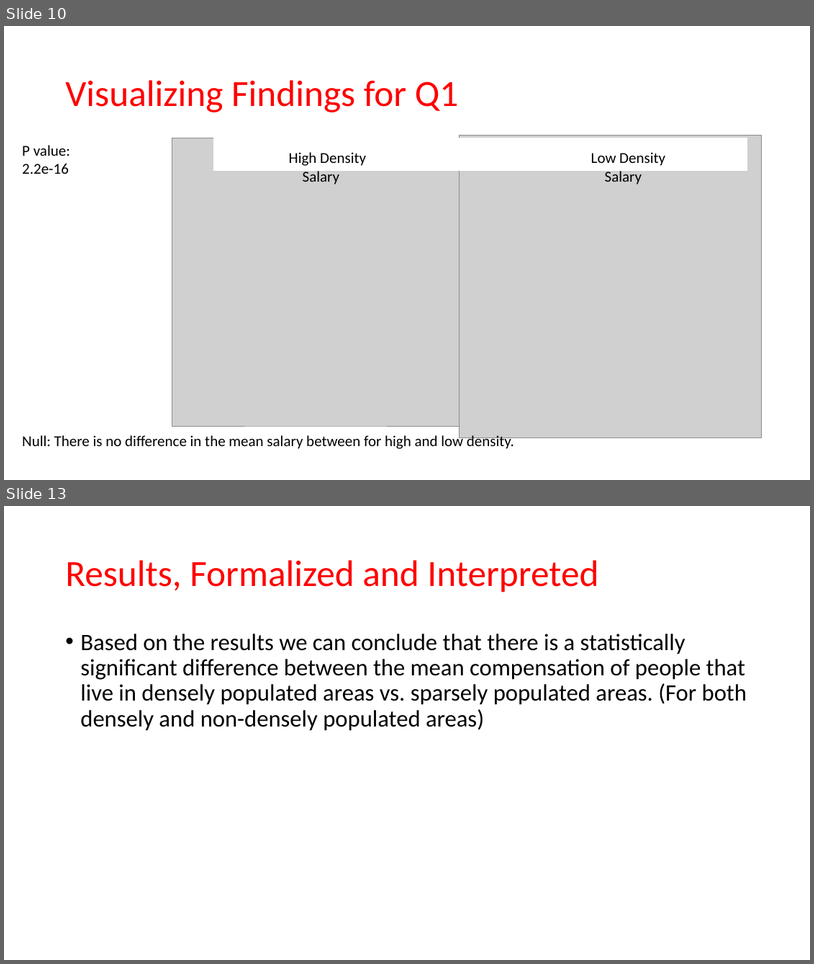
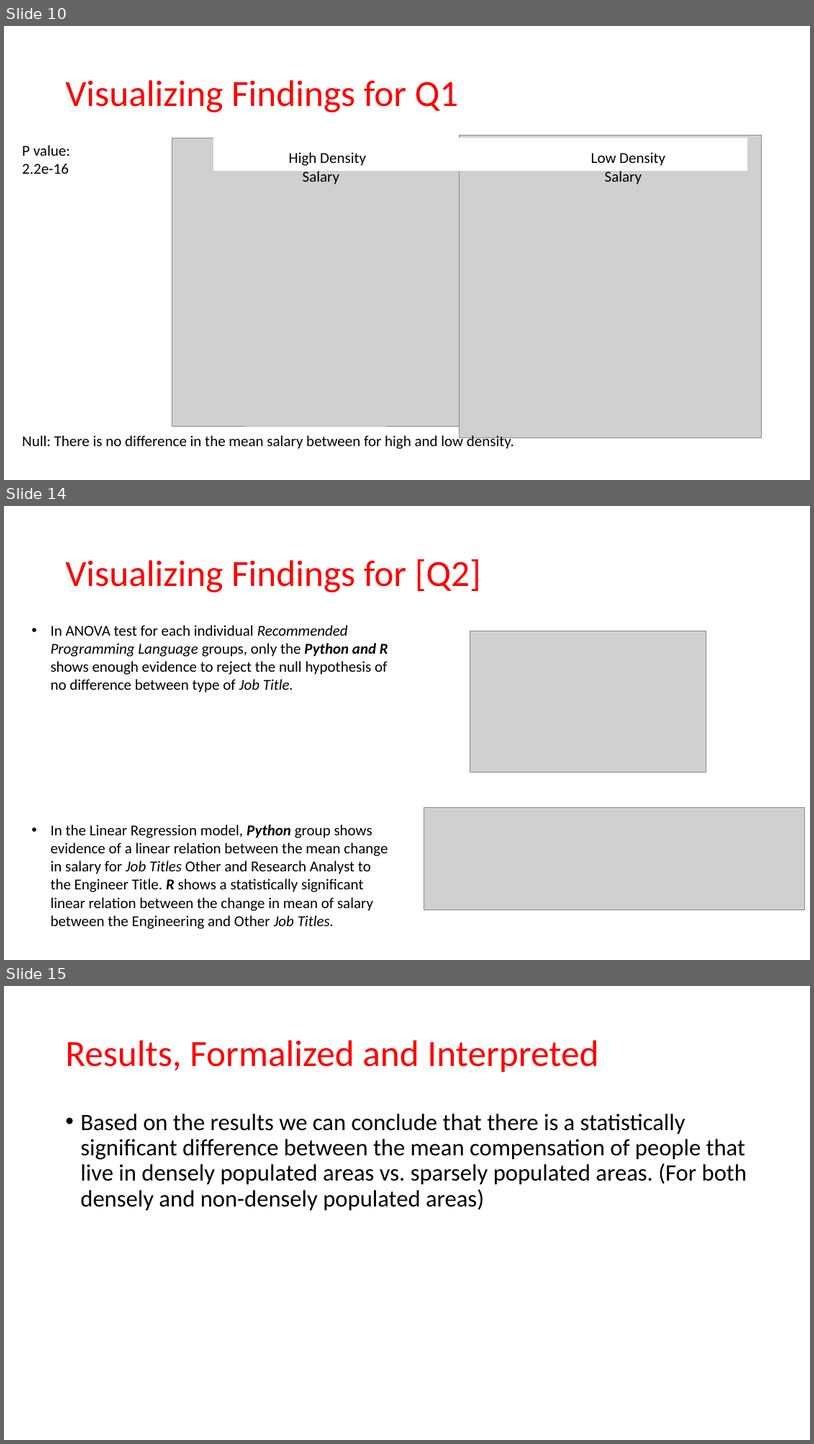
Before and after one commit to MatthewCodes/557_Final_Project, a slide deck: Presentation/Final Presentation.pptx. Shown one above the other, each under a label of ours: slides 10 and 13 before the commit, slides 10, 14 and 15 after it; the slides between them are not shown. The pictures are 814x964 and 814x1444 pixels, drawn with LibreOffice and Linux fonts; fonts in the diff are those of the drawing; grey boxes stand for pictures. Boxes give left, top, right and bottom in pixels: in the first picture for what was removed or moved away, otherwise in the second. Text is boxed around its words. In the diff, an @@ line names an element or a change of style, - is before the commit and + after.

Commit message:
adding figures for q2 and updates to presentation

```diff
--- a/Presentation/Final Presentation.pptx
+++ b/Presentation/Final Presentation.pptx
@@ slide 14 added at (4,506,810,960), background #FFFFFF @@
@@ title added at (65,559,481,592), 44 pt, text #FF0000 @@
+Visualizing Findings for [Q2]
@@ text added at (51,625,388,929), 18 pt, text #000000 @@
+• In ANOVA test for each individual Recommended Programming Language groups, only the Python and R shows enough evidence to reject the null hypothesis of no difference between type of Job Title.
+• In the Linear Regression model, Python group shows evidence of a linear relation between the mean change in salary for Job Titles Other and Research Analyst to the Engineer Title. R shows a statistically significant linear relation between the change in mean of salary between the Engineering and Other Job Titles.
@@ picture added at (470,631,706,772) @@
@@ picture added at (424,807,805,909) @@
@@ what was slide 13 is now slide 15 @@
```
Also in this commit, not shown: 4 slides changed, 1 other slide added, 9 other files.
